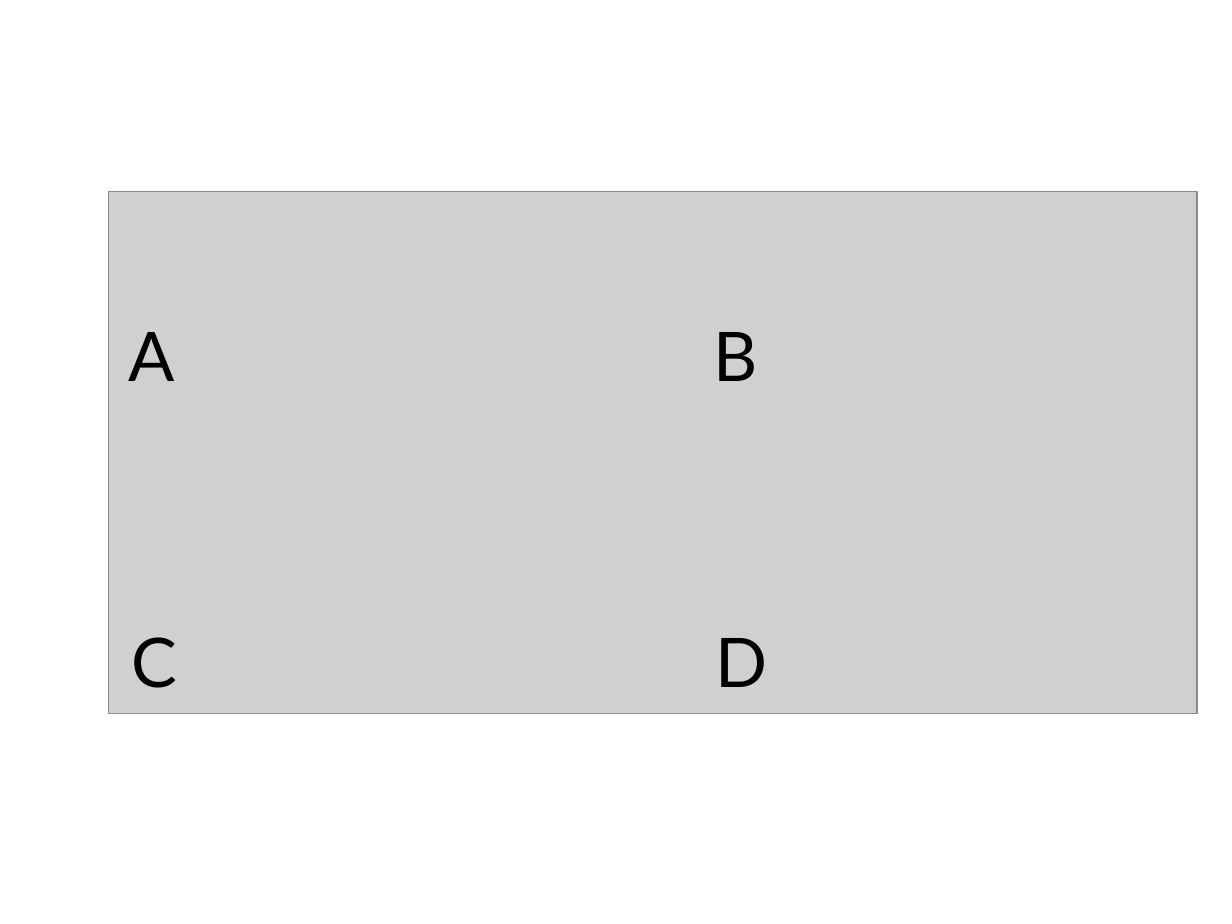
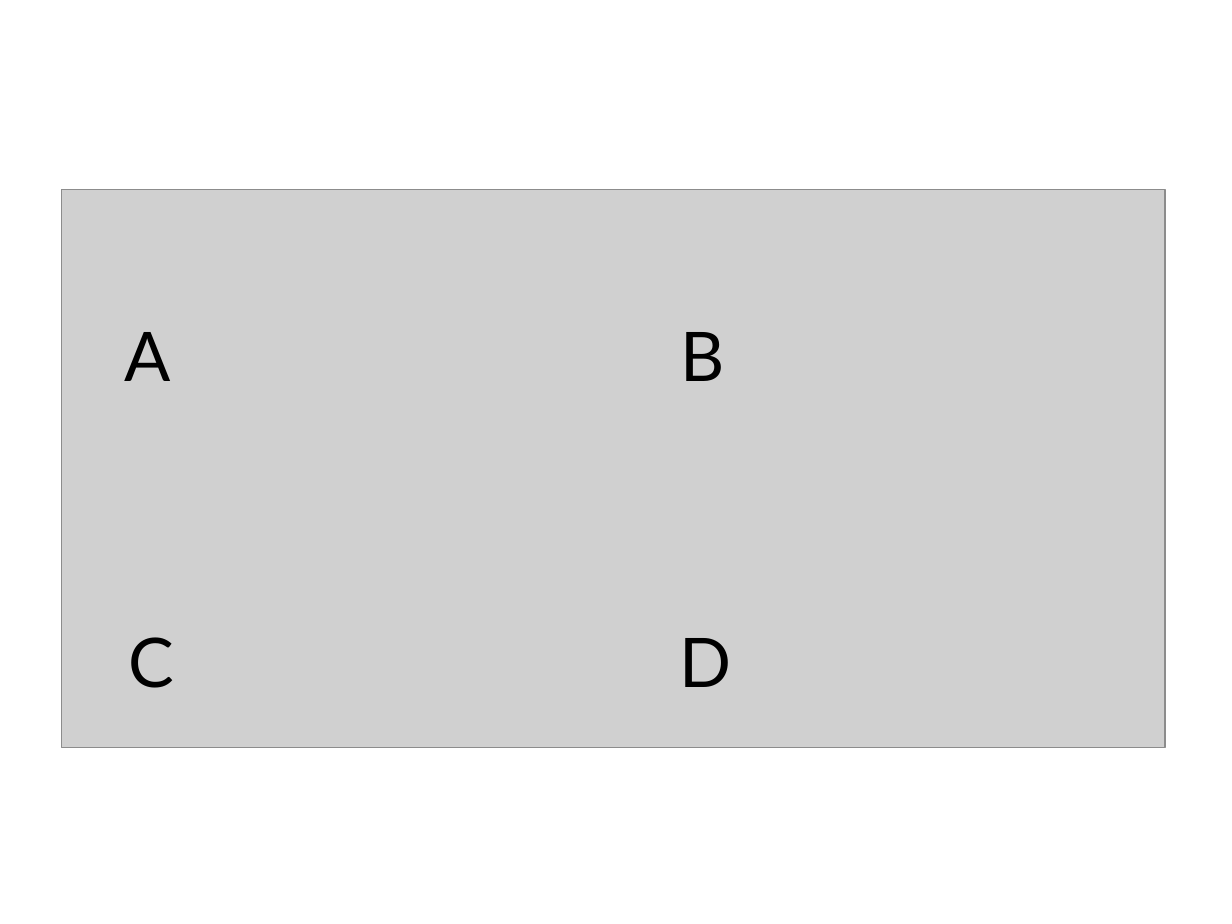
Before and after one commit to vr000m/PhD-thesis, a slide deck: slide 4 of graphs/source/figures.pptx. Drawn at 1232x924 pixels with LibreOffice and Linux fonts; fonts in the diff are those of the drawing; grey boxes stand for pictures. Boxes give left, top, right and bottom in pixels: in the first picture for what was removed or moved away, otherwise in the second. Text is boxed around its words. In the diff, an @@ line names an element or a change of style, - is before the commit and + after.

```diff
--- a/graphs/source/figures.pptx
+++ b/graphs/source/figures.pptx
@@ picture resized from (x1=108, y1=191, x2=1196, y2=713) to (x1=62, y1=190, x2=1165, y2=748) @@
@@ text "A" moved from (x1=128, y1=332, x2=174, y2=381) to (x1=124, y1=332, x2=170, y2=381) @@
@@ text "B" moved from (x1=713, y1=332, x2=757, y2=381) to (x1=681, y1=332, x2=725, y2=381) @@
@@ text "C" moved from (x1=132, y1=637, x2=178, y2=688) to (x1=128, y1=637, x2=174, y2=688) @@
@@ text "D" moved from (x1=716, y1=638, x2=768, y2=687) to (x1=680, y1=638, x2=732, y2=687) @@
```
Also in this commit, not shown: 4 other files.
